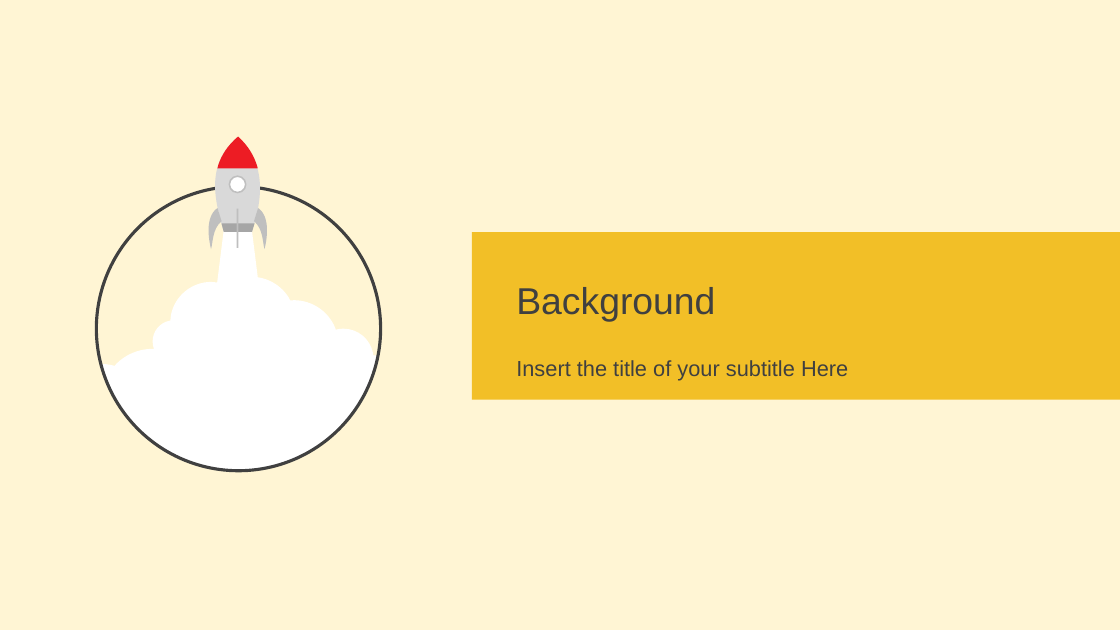
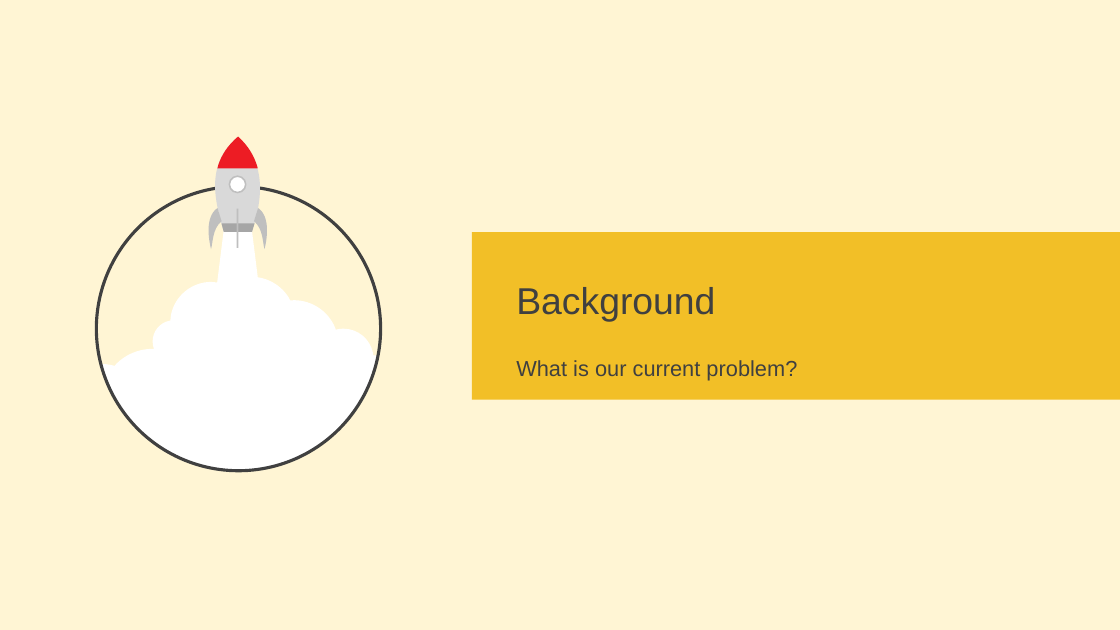
Before and after one commit to Damianus04/data-science-purwadhika-final-project, a slide deck: slide 3 of 0-Final-Project-Presentation.pptx. Drawn at 1120x630 pixels with LibreOffice and Linux fonts; fonts in the diff are those of the drawing. Boxes give left, top, right and bottom in pixels: in the first picture for what was removed or moved away, otherwise in the second. Text is boxed around its words. In the diff, an @@ line names an element or a change of style, - is before the commit and + after.

```diff
--- a/0-Final-Project-Presentation.pptx
+++ b/0-Final-Project-Presentation.pptx
@@ text at <box>516,360,797,381</box>: text changed @@
-Insert the title of your subtitle Here
+What is our current problem?
```
Also in this commit, not shown: 2 other slides changed, 17 slides added, 3 other files.
